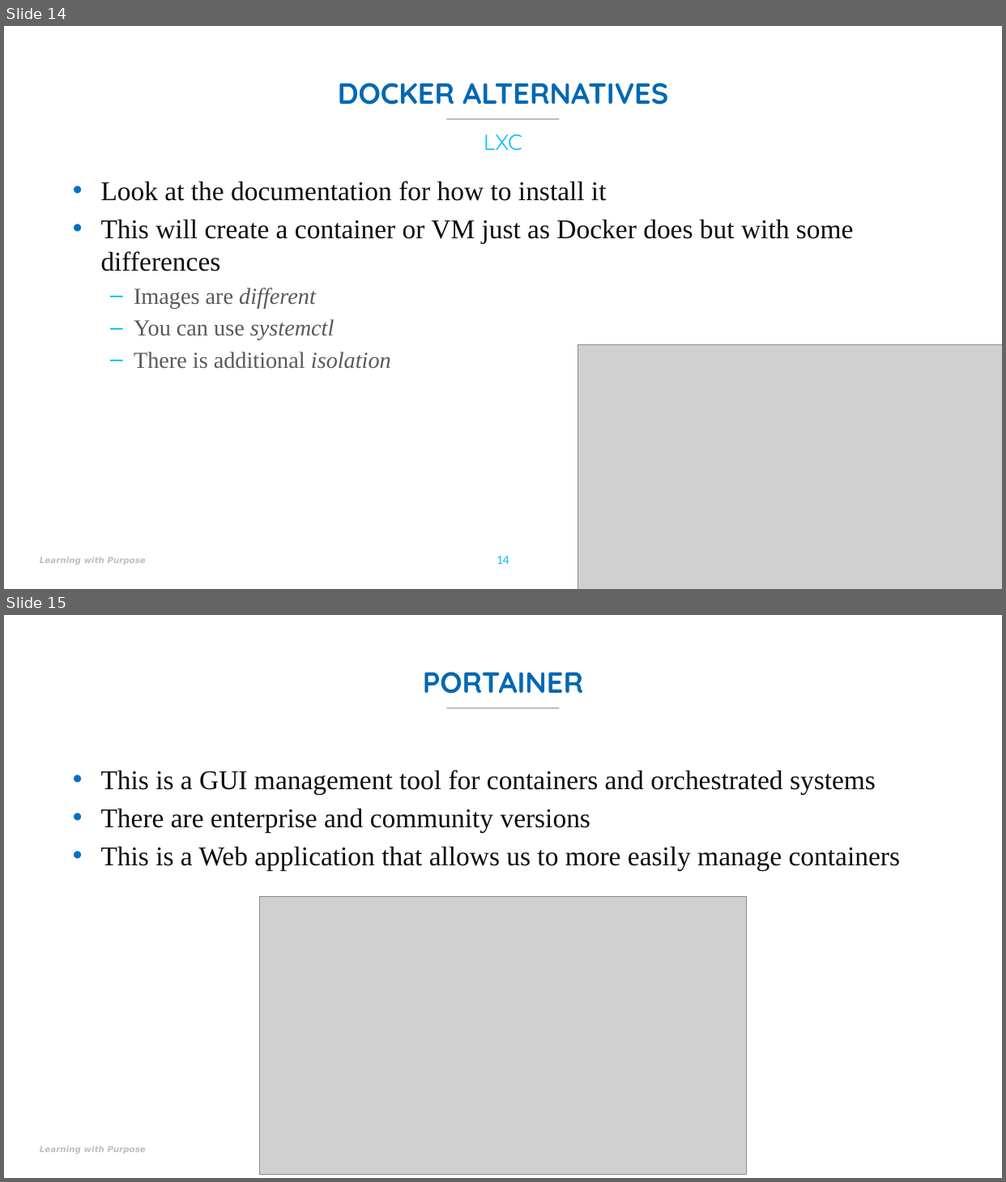
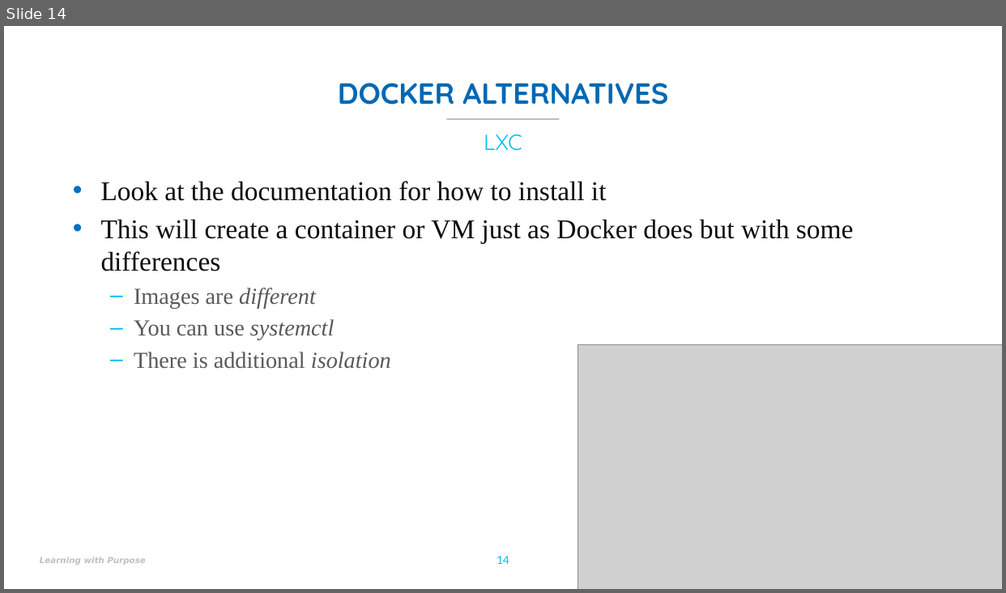
Before and after one commit to UMLCloudComputing/Docker, a slide deck: Slides/Docker-Panic-v1.pptx. Shown one above the other, each under a label of ours: slides 14 and 15 before the commit, slide 14 after it. The pictures are 1006x1182 and 1006x593 pixels, drawn with LibreOffice and Linux fonts; fonts in the diff are those of the drawing; grey boxes stand for pictures; background and template pictures are left out. Boxes give left, top, right and bottom in pixels: in the first picture for what was removed or moved away, otherwise in the second. Text is boxed around its words. In the diff, an @@ line names an element or a change of style, - is before the commit and + after.

```diff
--- a/Slides/Docker-Panic-v1.pptx
+++ b/Slides/Docker-Panic-v1.pptx
@@ slide 15 removed at bbox=[4, 615, 1002, 1178], background picture (left out); not listed: 2 template elements that a slide beside it also shows @@
@@ title removed at bbox=[423, 672, 584, 694] @@
-PORTAINER
@@ text removed at bbox=[101, 770, 900, 870] @@
-• This is a GUI management tool for containers and orchestrated systems
-• There are enterprise and community versions
-• This is a Web application that allows us to more easily manage containers
@@ picture removed at bbox=[259, 896, 747, 1174] @@
```
Also in this commit, not shown: 1 other file.
